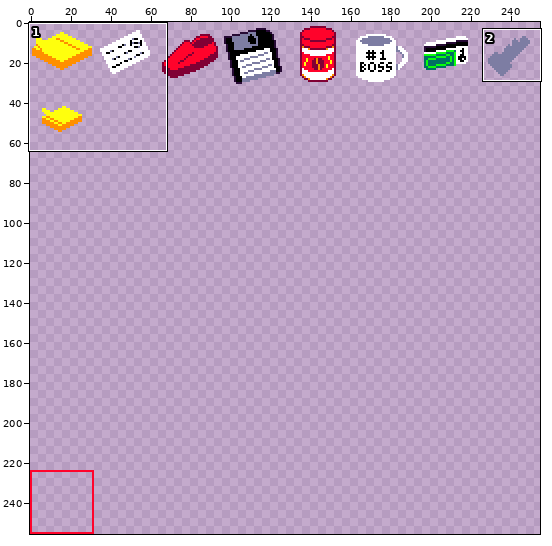
Pixel-art file: textures/aseprite/items.aseprite. The first picture is a wide view before the edit; the outline marks the close-up.
Close-up. First the earlier version:
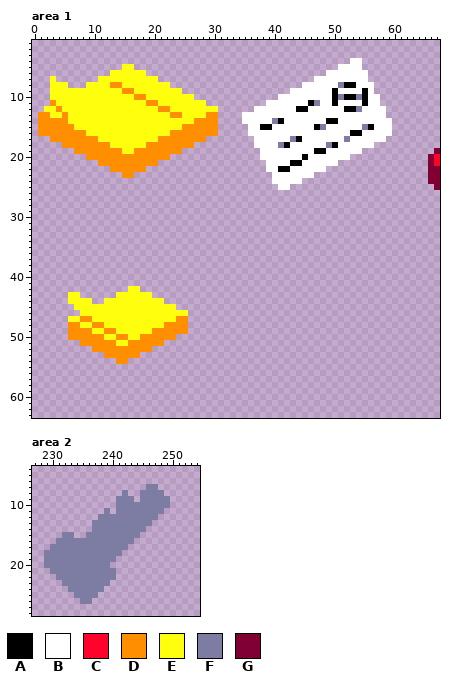
256x256 pixels, 1 frame. Shown: area 1: x 0..67, y 1..63; area 2: x 227..254, y 4..28. The wide view leaves out empty margins. The commit also changed other parts of the picture, which this record leaves out.
Palette (. is transparent): A #000000  B #ffffff  C #ff032b  D #ff8f00  E #ffff0d  F #7d7da3  G #800034
Pixels before, area 1 (only the part around the change), first column x 0:
 1 ....................................................................
 2 ....................................................................
 3 ....................................................................
 4 .....................................................BB.............
 5 ...............EE..................................BBBB.............
 6 .............EEEEEE..............................BBBBBBB............
 7 ...E.......EEEEEEEEEE..........................BBBBBBBBB............
 8 ...EEE...EEEEDDEEEEEEEE......................BBBBBBFAABBB...........
 9 ...EEEEEEEEEEEEDDEEEEEEEE..................BBBBBBBABBBBAB...........
10 ...EEEEEEEEEEEEEEDDEEEEEEEE..............BBBBBBBBBAFAAFABB..........
11 ...DEEEEEEEEEEEEEEEDDEEEEEEEE..........BBBBBBBAFBBABBBBABB..........
12 ..EEDEEEEEEEEEEEEEEEEDDEEEEEEEE......BBBBBBBAABBBBBBAAFBBBB.........
13 .DDEEDEEEEEEEEEEEEEEEEEDDEEEEDD....BBBBBBBBBBBBBBBBBBBBBBBB.........
14 .DDDDDEEEEEEEEEEEEEEEEEEEEEDDDD....BBBBBFABBBBBBBAABBBBBBBBB........
15 .DDDDDDEEEEEEEEEEEEEEEEEEDDDDDD.....BBAABBBBBBBAFBBBBBBFABBB........
16 .DDDDDDDDEEEEEEEEEEEEEEDDDDDDDD.....BBBBBBBBBBBBBBBBBAABBBBB........
17 ...DDDDDDDDEEEEEEEEEEDDDDDDDD........BBBBBBFABBBBBBBFBBBBBB.........
18 .....DDDDDDDDEEEEEEDDDDDDDD..........BBBBFABBBBBBFABBBBBB...........
19 .......DDDDDDDDEEDDDDDDDD.............BBBBBBBBBAABBBBBB............G
20 .........DDDDDDDDDDDDDD...............BBBBBBBABBBBBBB.............GC
21 ...........DDDDDDDDDD..................BBBBAABBBBBB...............GC
22 .............DDDDDD....................BBAABBBBBB.................GG
23 ...............DD.......................BBBBBBB...................GG
24 ........................................BBBBB.....................GG
25 .........................................BB........................G
26 ....................................................................
27 ....................................................................
28 ....................................................................
29 ....................................................................
30 ....................................................................
31 ....................................................................
32 ....................................................................
33 ....................................................................
34 ....................................................................
35 ....................................................................
36 ....................................................................
37 ....................................................................
38 ....................................................................
39 ....................................................................
40 ....................................................................
41 ....................................................................
42 ................EE..................................................
43 ......EE......EEEEEE................................................
44 ......EEEE..EEEEEEEEEE..............................................
45 .......EEEEEEEEEEEEEEEEE............................................
46 ........EEEEEEEEEEEEEEEEEE..........................................
47 ......EEDDEEEEEEEEEEEEEEDD..........................................
48 ......DDEEDDEEEEEEEEEEDDDD..........................................
49 ......DDDDEEDDEEEEEEDDDDDD..........................................
50 ......DDDDDDEEDDEEDDDDDD............................................
51 ........DDDDDDEEDDDDDD..............................................
52 ..........DDDDDDDDDD................................................
53 ............DDDDDD..................................................
54 ..............DD....................................................
55 ....................................................................
56 ....................................................................
57 ....................................................................
58 ....................................................................
59 ....................................................................
60 ....................................................................
61 ....................................................................
62 ....................................................................
63 ....................................................................
Pixels before, area 2, first column x 229:
 7 .................FF..
 8 .............F..FFFF.
 9 ............FFF.FFFFF
10 ............FFFFFFFFF
11 ..........F.FFFFFFFF.
12 .........FFFFFFFFFF..
13 ........FFFFFFFFFF...
14 ........FFFFFFFFF....
15 ...FF..FFFFFFFFF.....
16 ..FFFFFFFFFFFFF......
17 .FFFFFFFFFFFFF.......
18 FFFFFFFFFFFFF........
19 FFFFFFFFFFFF.........
20 FFFFFFFFFFF..........
21 .FFFFFFFFFFF.........
22 ..FFFFFFFFFF.........
23 ...FFFFFFFF..........
24 ....FFFFFF...........
25 .....FFFF............
26 ......FF.............
New version:
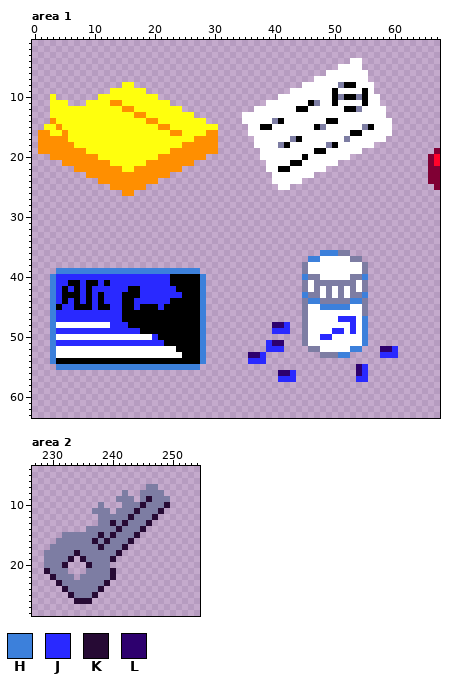
Colours new in this view: H #3c80db  J #2929ff  K #260a34  L #2d006e
The exact change:
Changed rows in their new state; - is an unchanged pixel.
Area 1, layer "Layer 1":
first column x 1:
 5 --------------..--------------
 6 ------------......------------
 7 --.-------..........----------
 8 --...---......--......--------
 9 --..........--EE--......------
10 ---.......------EE--......----
11 --E--...----DD----EE--......--
12 -.-E----------DD----EE--......
13 ..--E-----------DD----EE--....
14 ..-EE-------------DD------EE..
15 .EE-EE--------------DD--EEEEEE
16 --EE-EEE----------------EEEE--
17 DD---EEEEE----------EEEEEE--DD
18 DDDD--EEEEEE------EEEEEE--DDDD
19 DDDDDD--EEEEEE--EEEEEE--DDDDDD
20 --DDDDDD--EEEEEEEEEE--DDDDDD--
21 ----DDDDDD--EEEEEE--DDDDDD----
22 ------DDDDDD--EE--DDDDDD------
23 --------DDDDDD--DDDDDD--------
24 ----------DDDDDDDDDD----------
25 ------------DDDDDD------------
26 --------------DD--------------
first column x 3:
36 ---------------------------------------------HHHFF--------
37 -------------------------------------------HHBBBBBFF------
38 ------------------------------------------FBBBBBBBBBF-----
39 -HHHHHHHHHHHHHHHHHHHHHHHH-----------------FBBBBBBBBBF-----
40 HJJJJJJJJJJJJJJJJJJJAAAAAH----------------HFFBBBBBFFH-----
41 HJJAAJAAJAJJJJJJJJJJAAAAAH----------------FBFFFFFFFBF-----
42 HJAJAJAJJJJJJAAJJJJJJAAAAH----------------FBFBFBFBFBF-----
43 HJAAAJAJAJJJAAAJJJJJJJAAAH----------------HFFBFBFBFFH-----
44 HJAJAJAJAJJJAAJJJJJJAAAAAH----------------FHHFFFFFHHF-----
45 HAJJAAAJAAJJAAJAAAJAAAAAAH----------------FBBHHHHHBBF-----
46 HJJJJJJJJJJJAAAAAAAAAAAAAH----------------FBBBBBBBBBF-----
47 HJJJJJJJJJJJAAAAAAAAAAAAAH----------------FBBBBBJJJBH-----
48 HBBBBBBBBBJJJAAAAAAAAAAAAH-----------LLJ--FBBBBBBBJBH-----
49 HJJJJJJJJJJJJJJAAAAAAAAAAH-----------JJJ--FBBBBJJBJBH-----
50 HBBBBBBBBBBBBBBBBJAAAAAAAH----------------FBBJJBBBBBH-----
51 HJJJJJJJJJJJJJJJJJJAAAAAAH----------JLL---FBBBBBBBBBH-----
52 HBBBBBBBBBBBBBBBBBBBBAAAAH----------JJJ----FFBBBBBHH---LLJ
53 HBBBBBBBBBBBBBBBBBBBBBAAAH-------LLJ---------FFFHH-----JJJ
54 HAAAAAAAAAAAAAAAAAAAAAAAAH-------JJJ----------------------
55 -HHHHHHHHHHHHHHHHHHHHHHHH--------------------------LJ-----
56 --------------------------------------LLJ----------LJ-----
57 --------------------------------------JJJ----------JJ-----
Area 2, layer "Layer 1":
first column x 229:
 9 -----------------K---
10 ---------F--.---K---K
11 --------FF-----K---K-
12 --------------K---K--
13 --------.--K-K---K---
14 -------F----K---K----
15 -----FF--K-K---K-----
16 --------K-K---K------
17 ---------K---K-------
18 -----K------K--------
19 ----K.K----K---------
20 ---K...K-------------
21 K---...----K---------
22 -K---.-----K---------
23 --K-------K----------
24 ---K-----K-----------
25 ----K---K------------
26 -----KKK-------------
Where, in picture pixels (left, top, right, bottom), the same in both close-ups:
changed: (38, 64, 218, 196)
added: (248, 250, 398, 382)
changed: (50, 268, 206, 370)
changed: (44, 496, 170, 604)
